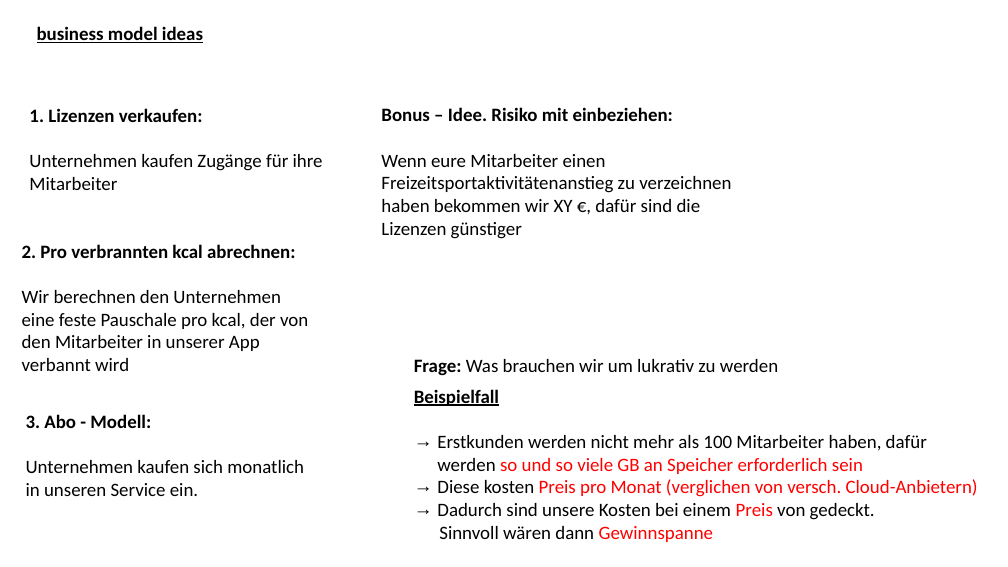
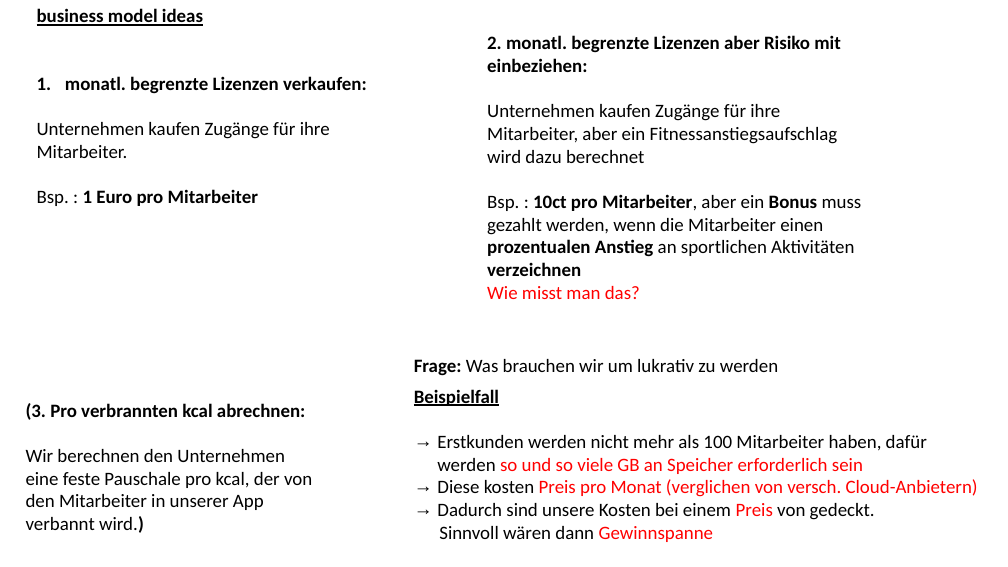
Before and after one commit to bennewehn/WorkFit, a slide deck: slide 1 of data/business model ideas.pptx. Drawn at 1008x567 pixels with LibreOffice and Linux fonts; fonts in the diff are those of the drawing. Boxes give left, top, right and bottom in pixels: in the first picture for what was removed or moved away, otherwise in the second. Text is boxed around its words. In the diff, an @@ line names an element or a change of style, - is before the commit and + after.

```diff
--- a/data/business model ideas.pptx
+++ b/data/business model ideas.pptx
@@ text "business model ideas": place and size @@
-text "business model ideas" at [37, 26, 203, 43]
+text "business model ideas" at [37, 8, 203, 26]
@@ text at [487, 35, 862, 299]: text changed @@
-Bonus – Idee. Risiko mit einbeziehen:
-Wenn eure Mitarbeiter einen Freizeitsportaktivitätenanstieg zu verzeichnen haben bekommen wir XY €, dafür sind die Lizenzen günstiger
+2. monatl. begrenzte Lizenzen aber Risiko mit einbeziehen:
+Unternehmen kaufen Zugänge für ihre Mitarbeiter, aber ein Fitnessanstiegsaufschlag wird dazu berechnet
+Bsp. : 10ct pro Mitarbeiter, aber ein Bonus muss gezahlt werden, wenn die Mitarbeiter einen prozentualen Anstieg an sportlichen Aktivitäten verzeichnen
+Wie misst man das?
@@ text at [37, 76, 367, 206]: text changed; bold on @@
-1. Lizenzen verkaufen:
-Unternehmen kaufen Zugänge für ihre Mitarbeiter
+1. monatl. begrenzte Lizenzen verkaufen:
+Unternehmen kaufen Zugänge für ihre Mitarbeiter.
+Bsp. : 1 Euro pro Mitarbeiter
@@ text at [26, 403, 312, 533]: text changed @@
-2. Pro verbrannten kcal abrechnen:
-Wir berechnen den Unternehmen eine feste Pauschale pro kcal, der von den Mitarbeiter in unserer App verbannt wird
+(3. Pro verbrannten kcal abrechnen:
+Wir berechnen den Unternehmen eine feste Pauschale pro kcal, der von den Mitarbeiter in unserer App verbannt wird.)
@@ text removed at [26, 414, 304, 496] @@
-3. Abo - Modell:
-Unternehmen kaufen sich monatlich in unseren Service ein.
```
Also in this commit, not shown: 2 other files.
